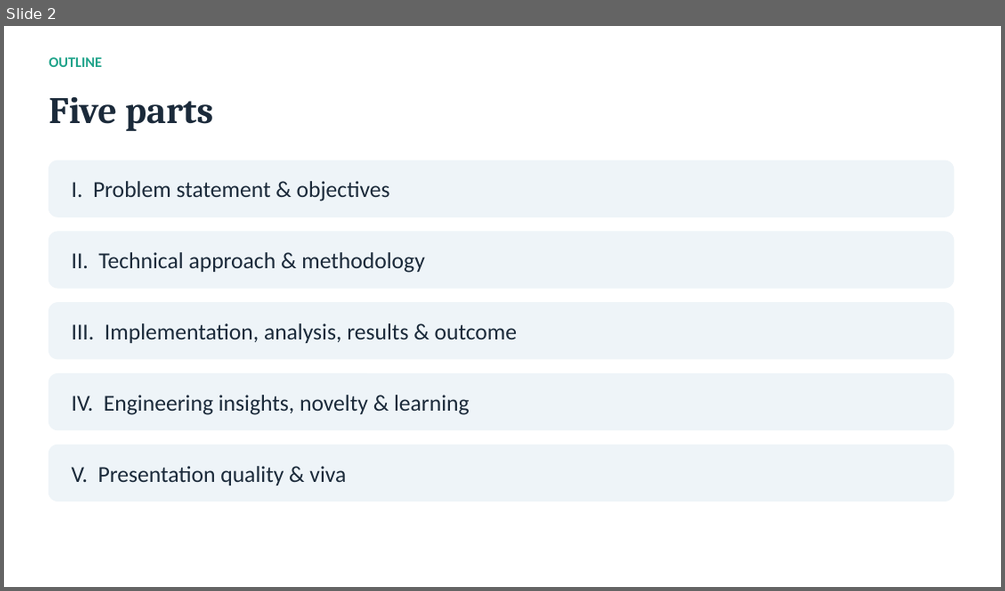
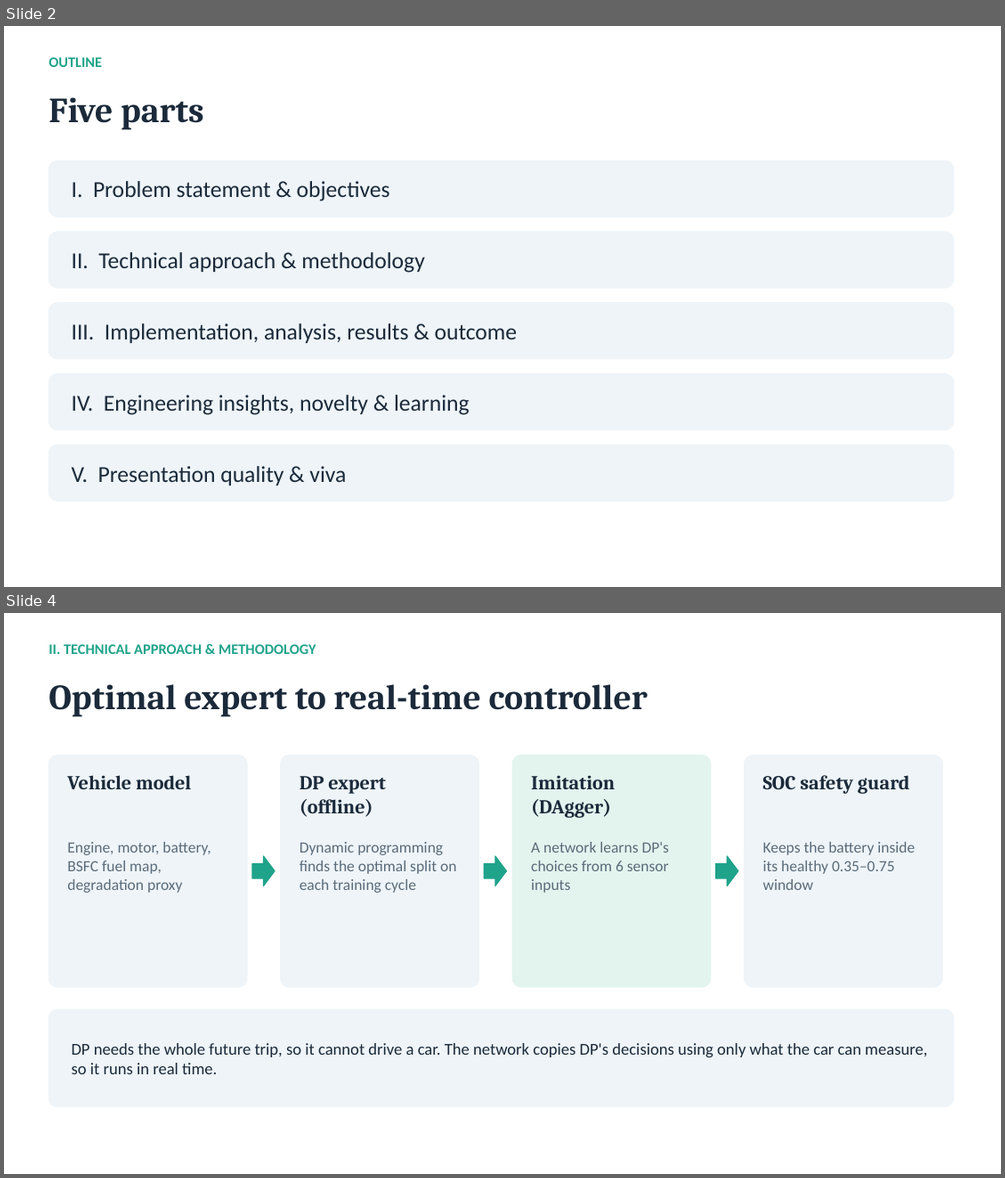
Before and after one commit to Uchihakamal1816/hev-torque-split-drl, a slide deck: HEV_Torque_Split_RL.pptx. Shown one above the other, each under a label of ours: slide 2 before the commit, slides 2 and 4 after it; the slides between them are not shown. The pictures are 1005x591 and 1005x1178 pixels, drawn with LibreOffice and Linux fonts; fonts in the diff are those of the drawing. Boxes give left, top, right and bottom in pixels: in the first picture for what was removed or moved away, otherwise in the second. Text is boxed around its words. In the diff, an @@ line names an element or a change of style, - is before the commit and + after.

```diff
--- a/HEV_Torque_Split_RL.pptx
+++ b/HEV_Torque_Split_RL.pptx
@@ slide 4 added at (x1=4, y1=613, x2=1001, y2=1174), background #FFFFFF @@
@@ text added at (x1=48, y1=644, x2=316, y2=654), 14 pt, text #1FA38A, bold @@
+II. TECHNICAL APPROACH & METHODOLOGY
@@ text added at (x1=48, y1=684, x2=647, y2=717), 34 pt, text #1B2A3A, bold @@
+Optimal expert to real-time controller
@@ rounded rectangle added at (x1=48, y1=755, x2=247, y2=987), fill #EEF4F8, outline #EEF4F8 1 pt @@
@@ rounded rectangle added at (x1=281, y1=755, x2=479, y2=987), fill #EEF4F8, outline #EEF4F8 1 pt @@
@@ rounded rectangle added at (x1=512, y1=755, x2=711, y2=987), fill #E3F4EF, outline #E3F4EF 1 pt @@
@@ rounded rectangle added at (x1=744, y1=755, x2=942, y2=987), fill #EEF4F8, outline #EEF4F8 1 pt @@
@@ text added at (x1=67, y1=775, x2=191, y2=789), 19 pt, text #1B2A3A, bold @@
+Vehicle model
@@ text added at (x1=299, y1=776, x2=386, y2=817), 19 pt, text #1B2A3A, bold @@
+DP expert (offline)
@@ text added at (x1=531, y1=775, x2=615, y2=818), 19 pt, text #1B2A3A, bold @@
+Imitation (DAgger)
@@ text added at (x1=763, y1=775, x2=910, y2=794), 19 pt, text #1B2A3A, bold @@
+SOC safety guard
@@ text added at (x1=67, y1=842, x2=210, y2=892), 15 pt, text #5B6B7A @@
+Engine, motor, battery, BSFC fuel map, degradation proxy
@@ text added at (x1=299, y1=842, x2=456, y2=892), 15 pt, text #5B6B7A @@
+Dynamic programming finds the optimal split on each training cycle
@@ text added at (x1=531, y1=842, x2=669, y2=892), 15 pt, text #5B6B7A @@
+A network learns DP's choices from 6 sensor inputs
@@ text added at (x1=763, y1=842, x2=914, y2=890), 15 pt, text #5B6B7A @@
+Keeps the battery inside its healthy 0.35–0.75 window
@@ right arrow added at (x1=252, y1=856, x2=275, y2=886), fill #1FA38A, outline #1FA38A 1 pt @@
@@ right arrow added at (x1=484, y1=856, x2=507, y2=886), fill #1FA38A, outline #1FA38A 1 pt @@
@@ right arrow added at (x1=716, y1=856, x2=738, y2=886), fill #1FA38A, outline #1FA38A 1 pt @@
@@ rounded rectangle added at (x1=48, y1=1009, x2=954, y2=1107), fill #EEF4F8, outline #EEF4F8 1 pt @@
@@ text added at (x1=72, y1=1043, x2=927, y2=1074), 16 pt, text #1B2A3A @@
+DP needs the whole future trip, so it cannot drive a car. The network copies DP's decisions using only what the car can measure, so it runs in real time.
@@ slide 2 changed as well @@
@@ text "Five parts" at (x1=48, y1=97, x2=204, y2=130): size 36 to 34 pt @@
```
Also in this commit, not shown: 4 other slides changed, 9 other slides added, 8 slides removed, 47 other files.
